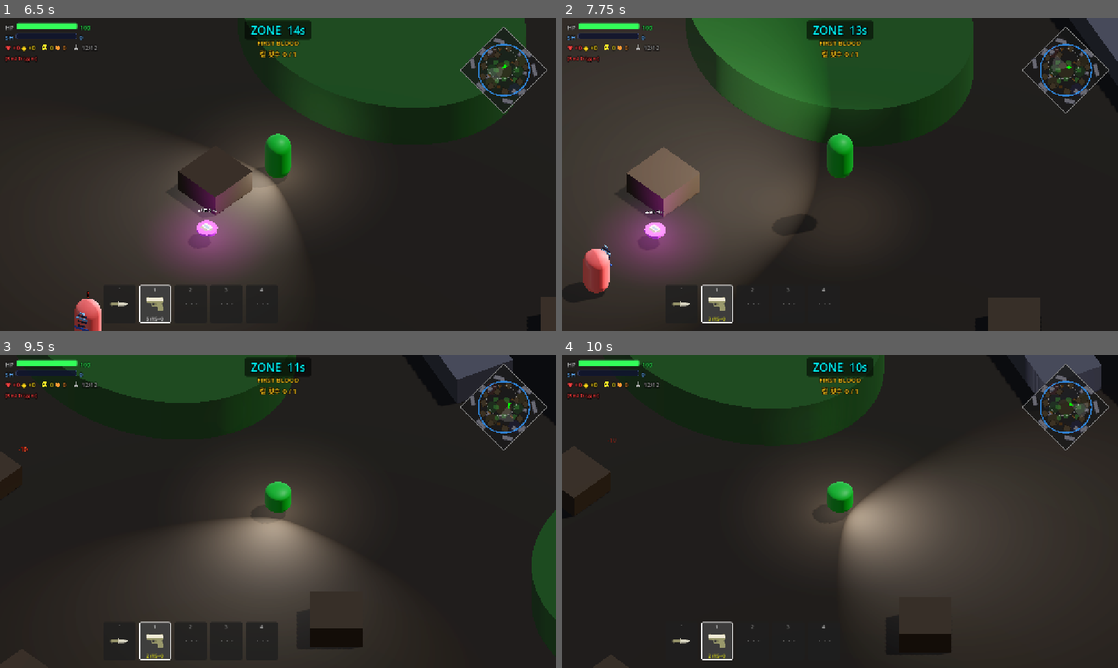
Above: before the commit, frames 1-4 (two rows, left to right).
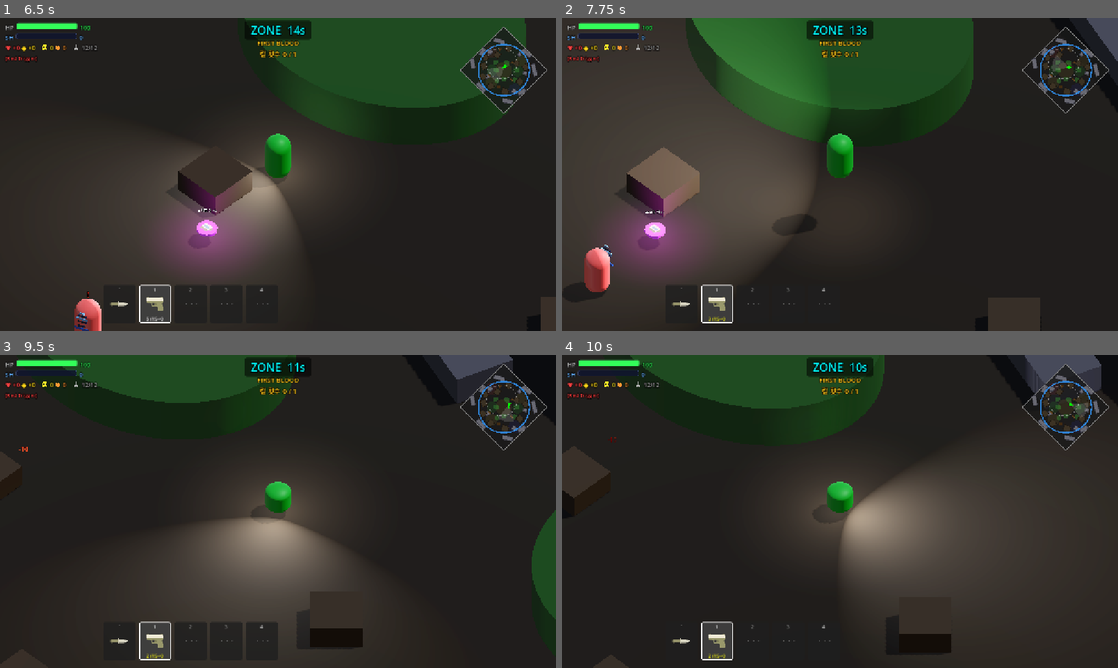
Above: after the commit, the same moments.

Repository: Kyulhee/battle-capsule
Game: Godot game, scene res://src/Main.tscn
Same seed, same stepped clock (60 frames per second), same inputs: the game is played once before the commit and once after it.
Inputs (mouse positions are in pixels of both pictures, inside the frame that each line leads up to):
- Up to frame 1 (6.5 s): click "START MATCH" at 0.5 s; click "START MATCH" at 1.25 s; click "쉬움" at 2 s; click "보통" at 2.75 s; click "어려움" at 3.5 s; click "지옥" at 4.25 s; click "RECORDS" at 5 s; click "선택" at 5.75 s
- Up to frame 2 (7.75 s): tap Enter at 6.5 s; move the mouse to (962, 158) at 6.52 s; press the mouse at (962, 158) at 6.53 s; hold D (ui_right) 6.53-7.28 s; tap Space at 6.77, 7.52 s; move the mouse to (728, 190) at 7.27 s; release the mouse at (728, 190) at 7.28 s; hold S (ui_down) from 7.28 s (still down); tap Q (heal) at 7.35 s
- Up to frame 3 (9.5 s): move the mouse to (333, 442) at 8.02 s; release S (ui_down) at 8.03 s; hold D (ui_right) 8.03-8.78 s; tap F (interact) at 8.1 s; move the mouse to (250, 574) at 8.77 s; hold W (ui_up) from 8.78 s (still down); tap C at 8.85 s; click (250, 574) at 8.92 s; tap Space at 9.02 s
- Up to frame 4 (10 s): move the mouse to (1006, 558) at 9.52 s; release W (ui_up) at 9.53 s; hold A (ui_left) from 9.53 s (still down); tap 1 at 9.6 s; tap Space at 9.77 s

Frame 1 is identical in both runs. In frame 2, 0.1% of the frame differs, in the area x 3-10%, y 72-88%; in frame 3, less than 0.1%; in frame 4, less than 0.1%.

Commit message:
refactor: split menu icon factory

Diff:
--- a/src/Main.gd
+++ b/src/Main.gd
@@ -84,6 +84,7 @@
 const DebugOverlayScript = preload("res://src/ui/DebugOverlay.gd")
 const HelpCatalogScript = preload("res://src/core/HelpCatalog.gd")
 const LootSpawnerScript = preload("res://src/core/LootSpawner.gd")
+const MenuIconFactoryScript = preload("res://src/ui/MenuIconFactory.gd")
 const MissionTrackerScript = preload("res://src/core/MissionTracker.gd")
 const SupplyDropControllerScript = preload("res://src/core/SupplyDropController.gd")
 const ZoneControllerScript = preload("res://src/core/ZoneController.gd")
@@ -540,8 +541,8 @@
 		list.add_child(empty_lbl)
 		return
 
-	var skull_tex = _make_menu_icon("skull")
-	var hand_tex  = _make_menu_icon("hand")
+	var skull_tex = MenuIconFactoryScript.make_icon("skull")
+	var hand_tex  = MenuIconFactoryScript.make_icon("hand")
 	for record in history:
 		var row = HBoxContainer.new()
 		row.add_theme_constant_override("separation", 6)
@@ -1487,31 +1488,7 @@
 	panel.add_child(overlay)
 	panel.move_child(overlay, 1)
 
-	# Pixel art capsule logo above title
-	var logo_size = 80
-	var img = Image.create(logo_size, logo_size, false, Image.FORMAT_RGBA8)
-	img.fill(Color(0, 0, 0, 0))
-	var cx = logo_size / 2
-	var cy = logo_size / 2
-	var rx = 18; var ry = 32
-	for py in range(logo_size):
-		for px in range(logo_size):
-			var dx = float(px - cx) / rx
-			var dy = float(py - cy) / ry
-			if dx * dx + dy * dy <= 1.0:
-				var top_half = py < cy
-				var border = (dx * dx + dy * dy) > 0.80
-				if border:
-					img.set_pixel(px, py, Color(0.15, 0.15, 0.22, 1.0))
-				elif top_half:
-					img.set_pixel(px, py, Color(0.25, 0.55, 1.0, 1.0))
-				else:
-					img.set_pixel(px, py, Color(0.9, 0.25, 0.25, 1.0))
-	# Divider line
-	for px in range(cx - rx + 2, cx + rx - 1):
-		img.set_pixel(px, cy, Color(0.15, 0.15, 0.22, 1.0))
-		img.set_pixel(px, cy - 1, Color(0.15, 0.15, 0.22, 1.0))
-	var logo_tex = ImageTexture.create_from_image(img)
+	var logo_tex = MenuIconFactoryScript.make_capsule_logo(80)
 	var logo_rect = TextureRect.new()
 	logo_rect.texture = logo_tex
 	logo_rect.expand_mode = TextureRect.EXPAND_IGNORE_SIZE
@@ -1630,7 +1607,7 @@
 	row.add_theme_constant_override("separation", 6)
 	parent.add_child(row)
 	var icon = TextureRect.new()
-	icon.texture = _make_menu_icon(shape)
+	icon.texture = MenuIconFactoryScript.make_icon(shape)
 	icon.custom_minimum_size = Vector2(16, 16)
 	icon.expand_mode = TextureRect.EXPAND_IGNORE_SIZE
 	icon.stretch_mode = TextureRect.STRETCH_KEEP_ASPECT_CENTERED
@@ -1681,65 +1658,6 @@
 	dl.autowrap_mode = TextServer.AUTOWRAP_WORD_SMART
 	dl.size_flags_horizontal = Control.SIZE_EXPAND_FILL
 	row.add_child(dl)
-
-static func _make_menu_icon(shape: String) -> ImageTexture:
-	const S = 12
-	var img = Image.create(S, S, false, Image.FORMAT_RGBA8)
-	img.fill(Color(0, 0, 0, 0))
-	var px: Array
-	match shape:
-		"skull":
-			px = [
-				[0,0,1,1,1,1,1,1,0,0,0,0],
-				[0,1,1,1,1,1,1,1,1,0,0,0],
-				[1,1,1,1,1,1,1,1,1,1,0,0],
-				[1,1,0,0,1,1,0,0,1,1,0,0],
-				[1,1,0,0,1,1,0,0,1,1,0,0],
-				[1,1,1,1,1,1,1,1,1,1,0,0],
-				[1,1,1,1,1,1,1,1,1,1,0,0],
-				[0,1,0,1,1,0,1,1,0,1,0,0],
-				[0,1,0,1,1,0,1,1,0,1,0,0],
-				[0,0,0,0,0,0,0,0,0,0,0,0],
-				[0,0,0,0,0,0,0,0,0,0,0,0],
-				[0,0,0,0,0,0,0,0,0,0,0,0],
-			]
-		"hand":
-			px = [
-				[0,0,1,1,0,0,0,0,0,0,0,0],
-				[0,1,1,1,0,0,0,0,0,0,0,0],
-				[0,1,1,1,0,1,1,0,0,0,0,0],
-				[0,1,1,1,1,1,1,0,1,1,0,0],
-				[0,1,1,1,1,1,1,1,1,1,0,0],
-				[1,1,1,1,1,1,1,1,1,1,0,0],
-				[1,1,1,1,1,1,1,1,1,1,0,0],
-				[0,1,1,1,1,1,1,1,1,0,0,0],
-				[0,0,1,1,1,1,1,1,0,0,0,0],
-				[0,0,0,1,1,1,1,0,0,0,0,0],
-				[0,0,0,0,0,0,0,0,0,0,0,0],
-				[0,0,0,0,0,0,0,0,0,0,0,0],
-			]
-		"person":
-			px = [
-				[0,0,0,1,1,1,0,0,0,0,0,0],
-				[0,0,0,1,1,1,0,0,0,0,0,0],
-				[0,0,0,1,1,1,0,0,0,0,0,0],
-				[0,0,1,1,1,1,1,0,0,0,0,0],
-				[0,0,0,1,1,1,0,0,0,0,0,0],
-				[0,0,0,1,1,1,0,0,0,0,0,0],
-				[0,0,1,1,1,1,1,0,0,0,0,0],
-				[0,0,1,1,1,1,1,0,0,0,0,0],
-				[0,1,1,1,0,1,1,1,0,0,0,0],
-				[0,1,1,0,0,0,1,1,0,0,0,0],
-				[0,1,0,0,0,0,0,1,0,0,0,0],
-				[0,0,0,0,0,0,0,0,0,0,0,0],
-			]
-		_:
-			px = []
-	for y in range(S):
-		for x in range(S):
-			if y < px.size() and x < px[y].size() and px[y][x]:
-				img.set_pixel(x, y, Color.WHITE)
-	return ImageTexture.create_from_image(img)
 
 func _apply_btn_style(btn: Button):
 	var sn = StyleBoxFlat.new()
--- /dev/null
+++ b/src/ui/MenuIconFactory.gd
@@ -0,0 +1,87 @@
+class_name MenuIconFactory
+extends RefCounted
+
+static func make_capsule_logo(logo_size: int = 80) -> ImageTexture:
+	var img = Image.create(logo_size, logo_size, false, Image.FORMAT_RGBA8)
+	img.fill(Color(0, 0, 0, 0))
+	var cx = logo_size / 2
+	var cy = logo_size / 2
+	var rx = 18
+	var ry = 32
+	for py in range(logo_size):
+		for px in range(logo_size):
+			var dx = float(px - cx) / rx
+			var dy = float(py - cy) / ry
+			if dx * dx + dy * dy <= 1.0:
+				var top_half = py < cy
+				var border = (dx * dx + dy * dy) > 0.80
+				if border:
+					img.set_pixel(px, py, Color(0.15, 0.15, 0.22, 1.0))
+				elif top_half:
+					img.set_pixel(px, py, Color(0.25, 0.55, 1.0, 1.0))
+				else:
+					img.set_pixel(px, py, Color(0.9, 0.25, 0.25, 1.0))
+
+	for px in range(cx - rx + 2, cx + rx - 1):
+		img.set_pixel(px, cy, Color(0.15, 0.15, 0.22, 1.0))
+		img.set_pixel(px, cy - 1, Color(0.15, 0.15, 0.22, 1.0))
+	return ImageTexture.create_from_image(img)
+
+static func make_icon(shape: String) -> ImageTexture:
+	const S = 12
+	var img = Image.create(S, S, false, Image.FORMAT_RGBA8)
+	img.fill(Color(0, 0, 0, 0))
+	var px: Array
+	match shape:
+		"skull":
+			px = [
+				[0,0,1,1,1,1,1,1,0,0,0,0],
+				[0,1,1,1,1,1,1,1,1,0,0,0],
+				[1,1,1,1,1,1,1,1,1,1,0,0],
+				[1,1,0,0,1,1,0,0,1,1,0,0],
+				[1,1,0,0,1,1,0,0,1,1,0,0],
+				[1,1,1,1,1,1,1,1,1,1,0,0],
+				[1,1,1,1,1,1,1,1,1,1,0,0],
+				[0,1,0,1,1,0,1,1,0,1,0,0],
+				[0,1,0,1,1,0,1,1,0,1,0,0],
+				[0,0,0,0,0,0,0,0,0,0,0,0],
+				[0,0,0,0,0,0,0,0,0,0,0,0],
+				[0,0,0,0,0,0,0,0,0,0,0,0],
+			]
+		"hand":
+			px = [
+				[0,0,1,1,0,0,0,0,0,0,0,0],
+				[0,1,1,1,0,0,0,0,0,0,0,0],
+				[0,1,1,1,0,1,1,0,0,0,0,0],
+				[0,1,1,1,1,1,1,0,1,1,0,0],
+				[0,1,1,1,1,1,1,1,1,1,0,0],
+				[1,1,1,1,1,1,1,1,1,1,0,0],
+				[1,1,1,1,1,1,1,1,1,1,0,0],
+				[0,1,1,1,1,1,1,1,1,0,0,0],
+				[0,0,1,1,1,1,1,1,0,0,0,0],
+				[0,0,0,1,1,1,1,0,0,0,0,0],
+				[0,0,0,0,0,0,0,0,0,0,0,0],
+				[0,0,0,0,0,0,0,0,0,0,0,0],
+			]
+		"person":
+			px = [
+				[0,0,0,1,1,1,0,0,0,0,0,0],
+				[0,0,0,1,1,1,0,0,0,0,0,0],
+				[0,0,0,1,1,1,0,0,0,0,0,0],
+				[0,0,1,1,1,1,1,0,0,0,0,0],
+				[0,0,0,1,1,1,0,0,0,0,0,0],
+				[0,0,0,1,1,1,0,0,0,0,0,0],
+				[0,0,1,1,1,1,1,0,0,0,0,0],
+				[0,0,1,1,1,1,1,0,0,0,0,0],
+				[0,1,1,1,0,1,1,1,0,0,0,0],
+				[0,1,1,0,0,0,1,1,0,0,0,0],
+				[0,1,0,0,0,0,0,1,0,0,0,0],
+				[0,0,0,0,0,0,0,0,0,0,0,0],
+			]
+		_:
+			px = []
+	for y in range(S):
+		for x in range(S):
+			if y < px.size() and x < px[y].size() and px[y][x]:
+				img.set_pixel(x, y, Color.WHITE)
+	return ImageTexture.create_from_image(img)
Not shown, changed: docs/ARCHITECTURE.md
Not shown, changed: docs/DEVLOG.md
Not shown, changed: docs/MASTERPLAN.md
